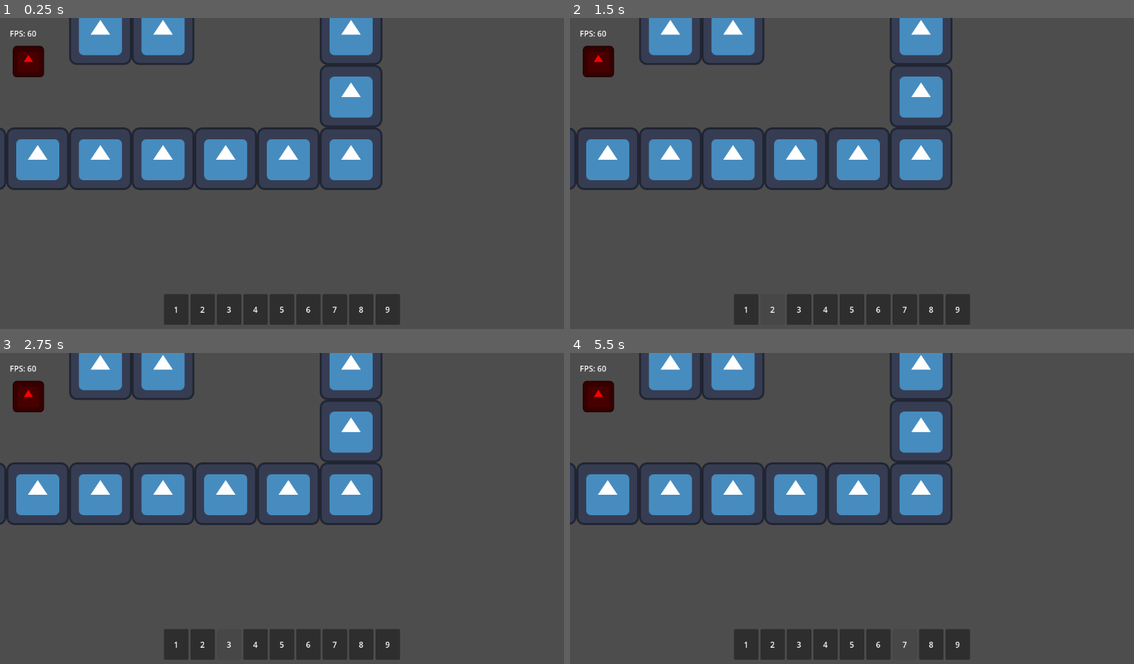
Above: before the commit, frames 1-4 (two rows, left to right).
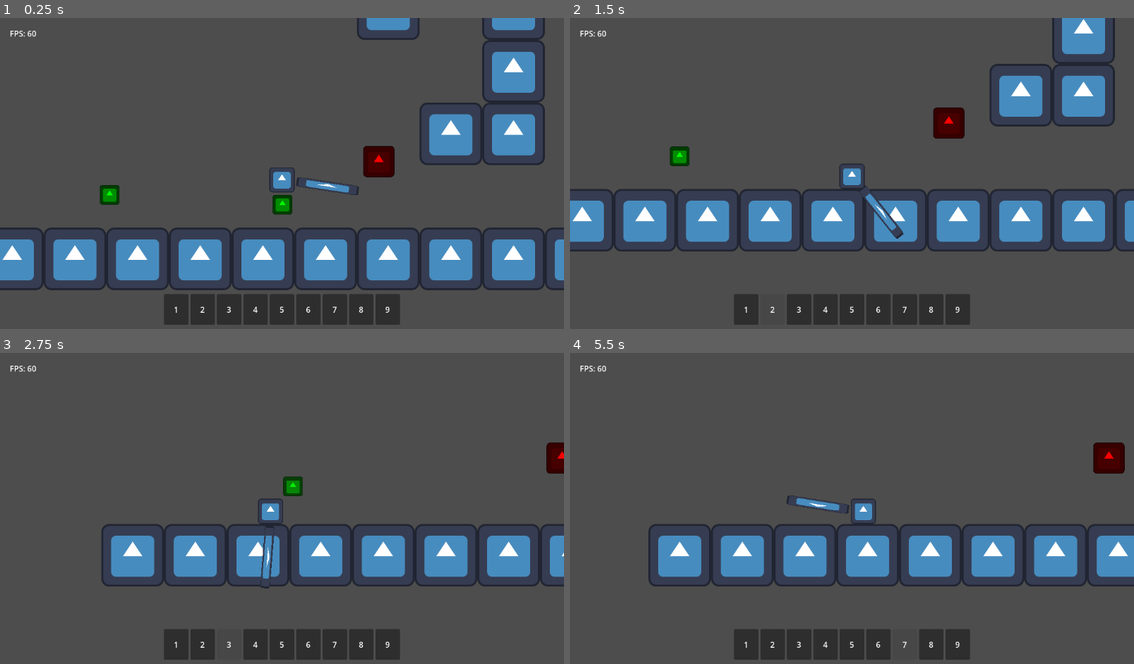
Above: after the commit, the same moments.

Repository: TheHumanMRP/RPG-Life-Tracker
Game: Godot game, scene res://Folders/Systems/Main/Scenes/main_scene.tscn
The game is run twice, just before and just after one commit, with the same random seed, the same clock (stepped at 60 frames per second) and the same inputs. The engine's default icon, where the game draws it, is replaced by a stand-in: a white triangle on a blue panel in a dark square.
Inputs (mouse positions are in pixels of both pictures, inside the frame that each line leads up to):
- Up to frame 1 (0.25 s): no input
- Up to frame 2 (1.5 s): drag from (744, 310) to (908, 108) at 0.52 s; drag from (773, 310) to (823, 238) at 1.27 s
- Up to frame 3 (2.75 s): move the mouse to (231, 645) at 2.02 s; hold A (move_left) from 2.03 s (still down); tap E (equip_item) at 2.1 s; click (231, 645) at 2.17 s
- Up to frame 4 (5.5 s): release A (move_left) at 2.75 s; drag from (823, 645) to (682, 464) at 2.77 s; drag from (852, 645) to (880, 511) at 3.52 s; drag from (880, 645) to (767, 430) at 4.27 s; move the mouse to (902, 645) at 5.02 s; hold D (move_right) from 5.03 s (still down); tap T (add_test_sword) at 5.1 s; click (902, 645) at 5.17 s

The runs differ from the first frame. In frame 1, 30% of the frame differs, in the area x 0-100%, y 0-88%; in frame 2, 28%; in frame 3, 23%; in frame 4, 23%.
Error before the commit: Parse Error: Could not find type "SwordNode" in the current scope. (res://Folders/Systems/Player/player.gd:13)
Error after the commit: Invalid access to property or key 'inventory_component' on a base object of type 'Resource (SaveData)'. (res://Folders/Systems/Globals/global.gd:30)

Commit message:
Auto commit at 2026-08-08 18:02:00

Diff:
--- a/Folders/Systems/Player/player.gd
+++ b/Folders/Systems/Player/player.gd
@@ -10,7 +10,7 @@
 var movement_component: MovementComponent = MovementComponent.new()
 var inventory_logic_component: InventoryLogicComponent = InventoryLogicComponent.new()
 
-@onready var sword: SwordNode = $Sword
+@onready var sword: SwordScene = $Sword
 
 # --------------------------------------------------------------------
 # Spawn
